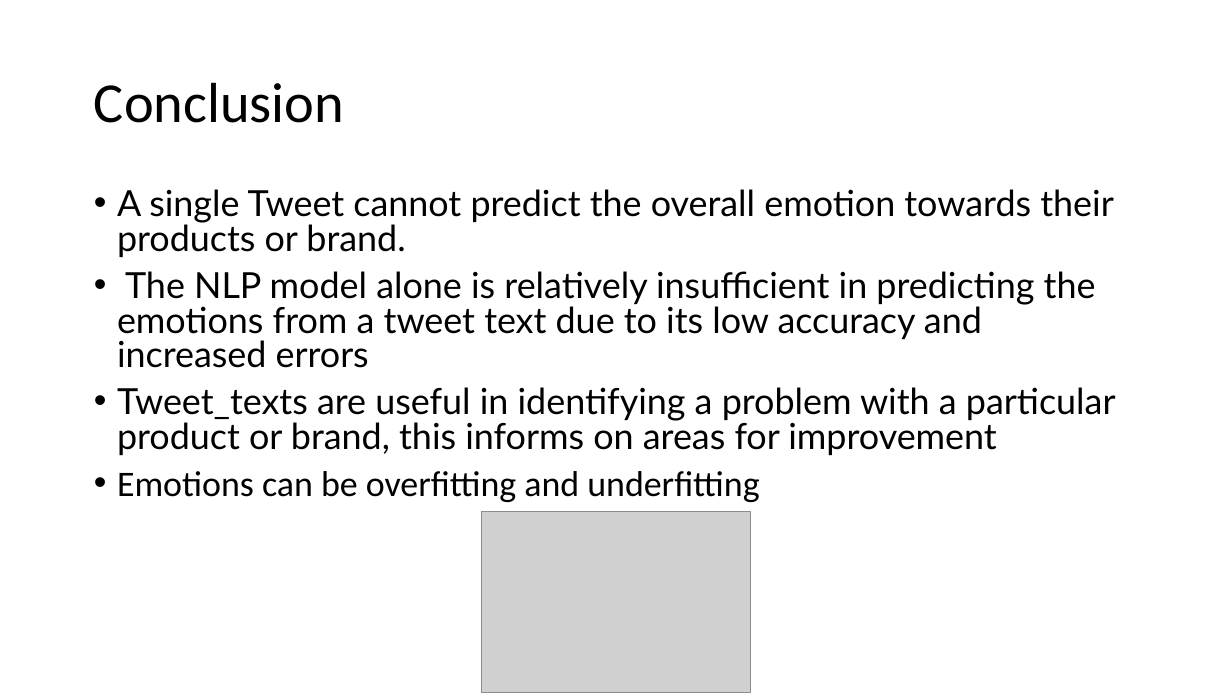
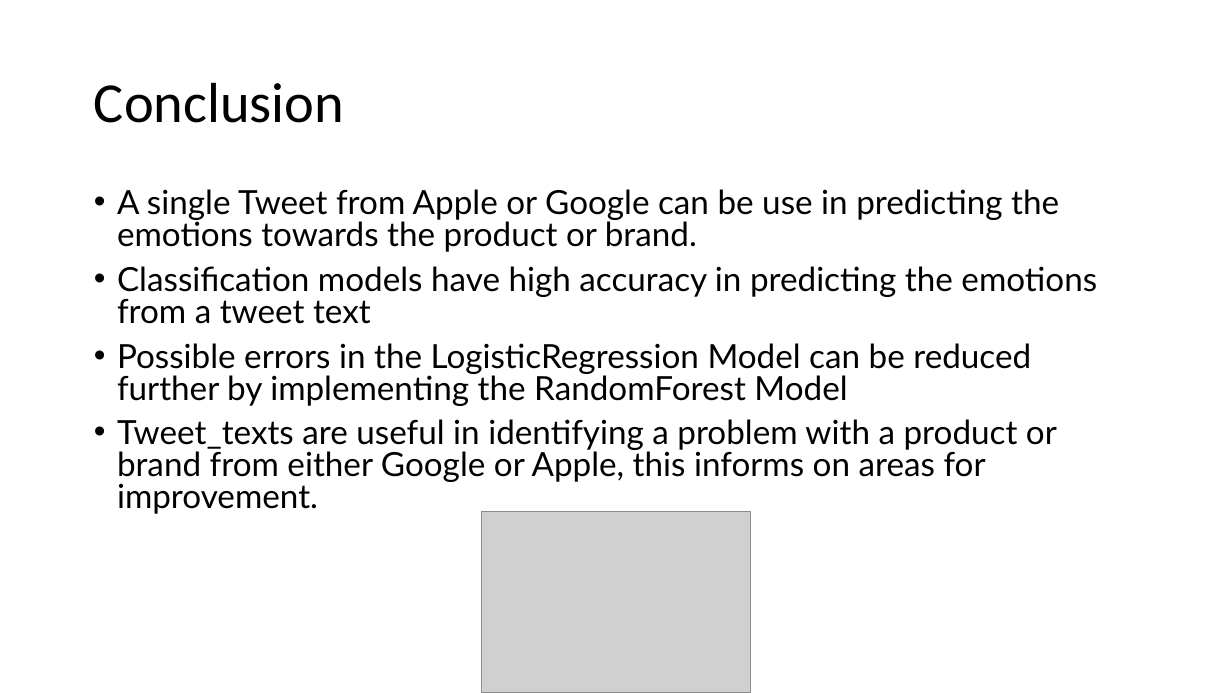
Before and after one commit to reagan-adajo/Phase_4, a slide deck: slide 12 of presentation.pptx (slide 10 before the commit). Drawn at 1232x693 pixels with LibreOffice and Linux fonts; fonts in the diff are those of the drawing; grey boxes stand for pictures. Boxes give left, top, right and bottom in pixels: in the first picture for what was removed or moved away, otherwise in the second. Text is boxed around its words. In the diff, an @@ line names an element or a change of style, - is before the commit and + after.

```diff
--- a/presentation.pptx
+++ b/presentation.pptx
@@ text at (117, 189, 1097, 514): text changed; size 28 to 25.9 pt @@
-• A single Tweet cannot predict the overall emotion towards their products or brand.
-• The NLP model alone is relatively insufficient in predicting the emotions from a tweet text due to its low accuracy and increased errors
-• Tweet_texts are useful in identifying a problem with a particular product or brand, this informs on areas for improvement
-• Emotions can be overfitting and underfitting
+• A single Tweet from Apple or Google can be use in predicting the emotions towards the product or brand.
+• Classification models have high accuracy in predicting the emotions from a tweet text
+• Possible errors in the LogisticRegression Model can be reduced further by implementing the RandomForest Model
+• Tweet_texts are useful in identifying a problem with a product or brand from either Google or Apple, this informs on areas for improvement.
```
Also in this commit, not shown: 5 other slides changed, 3 slides added, 1 slide removed, 10 other files.
